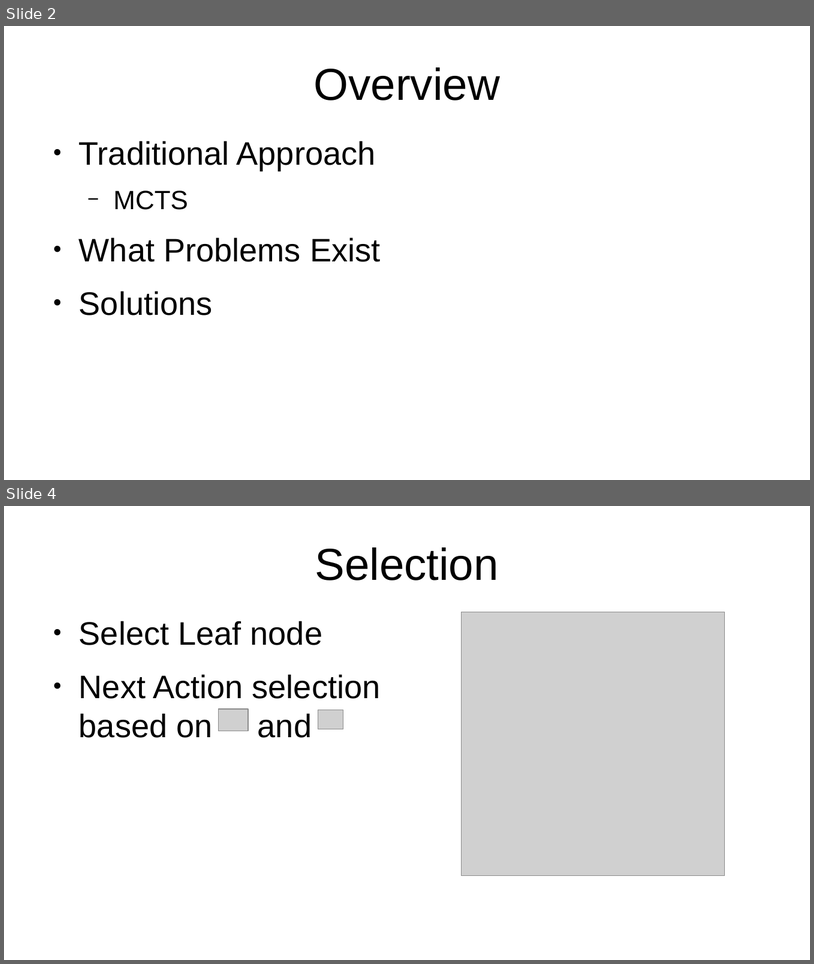
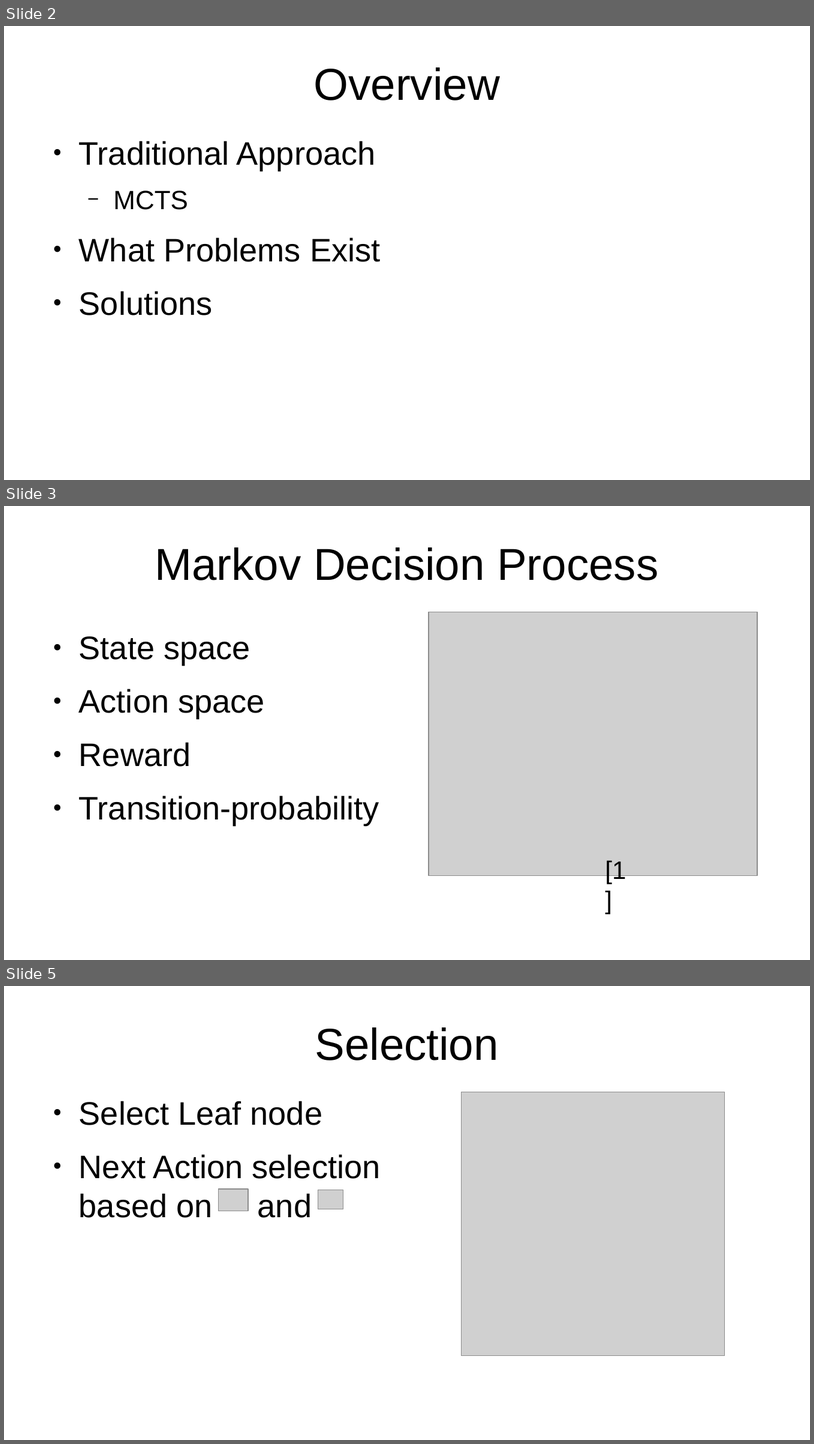
Before and after one commit to JulianWww/MaturArbeitAlphaZero, a slide deck: presentation/presentation.odp. Shown one above the other, each under a label of ours: slides 2 and 4 before the commit, slides 2, 3 and 5 after it; the slides between them are not shown. The pictures are 814x964 and 814x1444 pixels, drawn with LibreOffice and Linux fonts; fonts in the diff are those of the drawing; grey boxes stand for pictures. Boxes give left, top, right and bottom in pixels: in the first picture for what was removed or moved away, otherwise in the second. Text is boxed around its words. In the diff, an @@ line names an element or a change of style, - is before the commit and + after.

```diff
--- a/presentation/presentation.odp
+++ b/presentation/presentation.odp
@@ slide 3 added at (x1=4, y1=506, x2=810, y2=960), background #FFFFFF @@
@@ title added at (x1=155, y1=547, x2=659, y2=580), 44 pt, text #000000 @@
+Markov Decision Process
@@ picture added at (x1=429, y1=612, x2=758, y2=876) @@
@@ text added at (x1=79, y1=636, x2=380, y2=825), 32 pt, text #000000 @@
+● State space
+● Action space
+● Reward
+● Transition-probability
@@ text added at (x1=605, y1=860, x2=626, y2=883), 24.8 pt, text #000000 @@
+[1]
@@ what was slide 4 is now slide 5 @@
```
Also in this commit, not shown: 1 slide changed, 1 other slide added, 2 other files.
